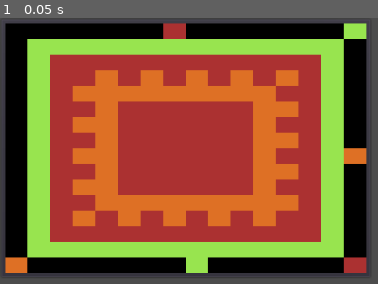
Above: before the commit, frame 1.
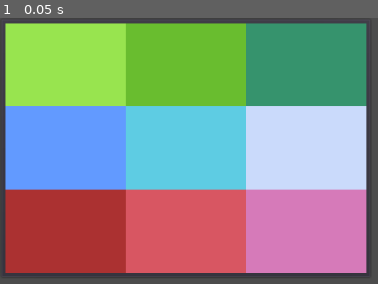
Above: after the commit, the same moment.

Repository: CalinDale/WFC-Generator
Game: Godot game, scene res://Scenes/App/App.tscn
The game is run twice, just before and just after one commit, with the same random seed, the same clock (stepped at 60 frames per second) and the same inputs.
Inputs:
- Up to frame 1 (0.05 s): no input

The runs differ from the first frame. In frame 1, 85% of the frame differs, in the area x 1-98%, y 1-96%.
Error before the commit: Invalid set index 'data' (on base: 'Resource (Pattern.gd)') with value of type 'Dictionary'. (res://Scenes/WFCGenerator/PatternSlicer/PatternSlicer.gd:20)

Commit message:
Pattern variation generating working

Diff:
--- a/Resources/Pattern/Pattern.gd
+++ b/Resources/Pattern/Pattern.gd
@@ -24,7 +24,7 @@
 	rotatable = p_rotatable
 	mirrorable_h = p_mirrorable_h
 	mirrorable_v = p_mirrorable_v
-	_size = p_size
+	self._size = p_size
 	_data = p_data
 
 
@@ -34,35 +34,61 @@
 
 func set_data(p_data: Dictionary) -> void:
 	_data = p_data
-	_string = _stringify_data(_data, _size)
-	_variation_strings = _generate_variation_strings()
+	_string = _stringify(p_data, _size)
+	_variation_strings = _generate_variation_strings(p_data)
 
 
 func set_size(p_size: Vector2) -> void:
 	_size = p_size
 	_rotated_size = Vector2(p_size.y, p_size.x)
-	_center = Vector2(p_size.x / 2, p_size.y / 2)
-	_rotated_center = Vector2(_rotated_size.x, _rotated_size.y)
+	_center = Vector2((p_size.x - 1) / 2, (p_size.y - 1) / 2)
+	_rotated_center = Vector2((_rotated_size.x - 1) / 2, (_rotated_size.y - 1) / 2)
 
 
-func _stringify_data(p_data: Dictionary, p_size) -> String:
+func _stringify(p_data: Dictionary, p_size: Vector2) -> String:
 	var stringified_data := ""
-	for x in p_size.x:
-		for y in p_size.y:
-			var coord := Vector2(x,y)
-			stringified_data += str(p_data[coord])
+	if p_size.x == 0 or p_size.y == 0:
+		stringified_data = "empty pattern"
+	else:
+		for x in p_size.x:
+			for y in p_size.y:
+				var coord := Vector2(x,y)
+				stringified_data += str(p_data[coord])
 	return stringified_data
 
 
-func _generate_variation_strings() -> Array:
+## Due to how symetries work, mirroring one way and rotating 180 is the same as mirroring the other way.
+# And mirroring both ways is the same as rotating 180
+# So if rotation and mirroring either way is allowed, we only need to cover the rotations of one mirror to cover them both.
+func _generate_variation_strings(p_data: Dictionary) -> Array:
 	var variation_strings := [_string]
 
 	if rotatable:
-		variation_strings.append(_rotate(_data, _size, _center, 90))
-		variation_strings.append(_rotate(_data, _size, _center, 180))
-		variation_strings.append(_rotate(_data, _size, _center, 270))
+		variation_strings.append(_stringify(_rotate(p_data, _rotated_size, _rotated_center, 90), _rotated_size))
+		variation_strings.append(_stringify(_rotate(p_data, _size, _center, 180), _size))
+		variation_strings.append(_stringify(_rotate(p_data, _rotated_size, _rotated_center, 270), _rotated_size))
 
-	print(variation_strings)
+		if mirrorable_h or mirrorable_v:
+			var mirrored_data := _mirror_h(p_data, _size, _center)
+			variation_strings.append(_stringify(mirrored_data, _size))
+
+			variation_strings.append(_stringify(_rotate(mirrored_data, _rotated_size, _rotated_center, 90), _rotated_size))
+			variation_strings.append(_stringify(_rotate(mirrored_data, _size, _center, 180), _size))
+			variation_strings.append(_stringify(_rotate(mirrored_data, _rotated_size, _rotated_center, 270), _rotated_size))
+
+	else:
+		if mirrorable_h:
+			var mirrored_h_data := _mirror_h(p_data, _size, _center)
+			variation_strings.append(_stringify(mirrored_h_data, _size))
+
+			if mirrorable_v:
+				var mirrored_hv_data := _mirror_v(mirrored_h_data, _size, _center)
+				variation_strings.append(_stringify(mirrored_hv_data, _size))
+
+		if mirrorable_v:
+			var mirrored_v_data := _mirror_v(p_data, _size, _center)
+			variation_strings.append(_stringify(mirrored_v_data, _size))
+
 	return variation_strings
 
 
@@ -70,13 +96,45 @@
 	var rotated_data = {}
 	for x in p_size.x:
 		for y in p_size.y:
-			var origin_coords := Vector2(x,y)
-			var destination_coords := _rotate_point(origin_coords, p_center, degrees)
+			var destination_coords := Vector2(x,y)
+			var origin_coords := _rotate_point(destination_coords, p_center, -degrees)
 			rotated_data[destination_coords] = p_data[origin_coords]
 	return rotated_data
 
-
 func _rotate_point(point: Vector2, p_center: Vector2, rotation: float) -> Vector2:
 	var relative_to_center := point - p_center
-	var new_point = relative_to_center.rotated(deg2rad(rotation)) + p_center
-	return new_point
+	var rotated_point = relative_to_center.rotated(deg2rad(rotation)) + p_center
+	var rounded_rotated_point = Vector2(round(rotated_point.x), round(rotated_point.y))
+	return rounded_rotated_point
+
+
+func _mirror_h(p_data: Dictionary, p_size: Vector2, p_center: Vector2) -> Dictionary:
+	var mirrored_data = {}
+	for x in p_size.x:
+		for y in p_size.y:
+			var destination_coords := Vector2(x,y)
+			var origin_coords := _mirror_h_point(destination_coords, p_center)
+			mirrored_data[destination_coords] = p_data[origin_coords]
+	return mirrored_data
+
+
+func _mirror_h_point(point: Vector2, p_center: Vector2) -> Vector2:
+	var relative_to_center := point - p_center
+	var mirrored_point = Vector2(-relative_to_center.x, relative_to_center.y) + p_center
+	return mirrored_point
+
+
+func _mirror_v(p_data: Dictionary, p_size: Vector2, p_center: Vector2) -> Dictionary:
+	var mirrored_data = {}
+	for x in p_size.x:
+		for y in p_size.y:
+			var destination_coords := Vector2(x,y)
+			var origin_coords := _mirror_v_point(destination_coords, p_center)
+			mirrored_data[destination_coords] = p_data[origin_coords]
+	return mirrored_data
+
+
+func _mirror_v_point(point: Vector2, p_center: Vector2) -> Vector2:
+	var relative_to_center := point - p_center
+	var mirrored_point = Vector2(relative_to_center.x, -relative_to_center.y) + p_center
+	return mirrored_point
--- a/Scenes/App/App.tscn
+++ b/Scenes/App/App.tscn
@@ -1,8 +1,9 @@
-[gd_scene load_steps=4 format=2]
+[gd_scene load_steps=5 format=2]
 
 [ext_resource path="res://Scenes/WFCGenerator/WFCGenerator.tscn" type="PackedScene" id=1]
 [ext_resource path="res://Scenes/Interface/MapDisplay/MapDisplay.tscn" type="PackedScene" id=2]
 [ext_resource path="res://Scenes/App/App.gd" type="Script" id=3]
+[ext_resource path="res://Samples/3by3.png" type="Image" id=4]
 
 [node name="App" type="Control"]
 script = ExtResource( 3 )
@@ -11,6 +12,7 @@
 }
 
 [node name="WFCGenerator" parent="." instance=ExtResource( 1 )]
+sample_image = ExtResource( 4 )
 
 [node name="PanelContainer" type="PanelContainer" parent="."]
 margin_right = 476.0
--- a/Scenes/WFCGenerator/PatternSlicer/PatternSlicer.gd
+++ b/Scenes/WFCGenerator/PatternSlicer/PatternSlicer.gd
@@ -17,8 +17,7 @@
 			var map_coord = Vector2(map_x, map_y)
 			var pattern := Pattern.new()
 			pattern._init({}, pattern_size, rotate, mirror_h, mirror_v)
-			pattern.data = _slice_tiles(slicable_map, map_coord, pattern_size)
-			print(pattern)
+			pattern._data = _slice_tiles(slicable_map, map_coord, pattern_size)
 
 
 func _slice_tiles(map: Dictionary, map_coord: Vector2, pattern_size: Vector2) -> Dictionary:
Binary file added: Samples/3by3.png
Not shown, added: Samples/3by3.png.import
Binary file added: Samples/stripes.png
Not shown, added: Samples/stripes.png.import
